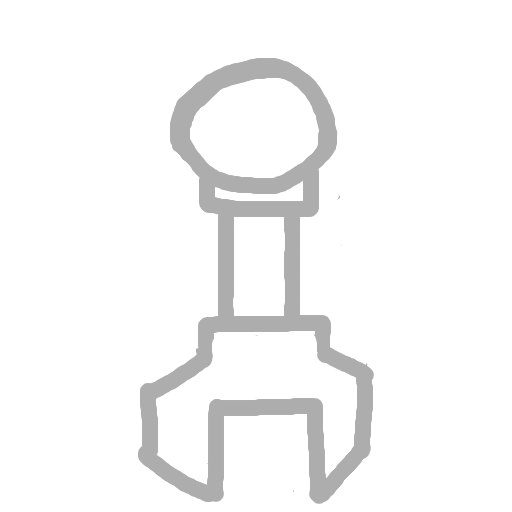
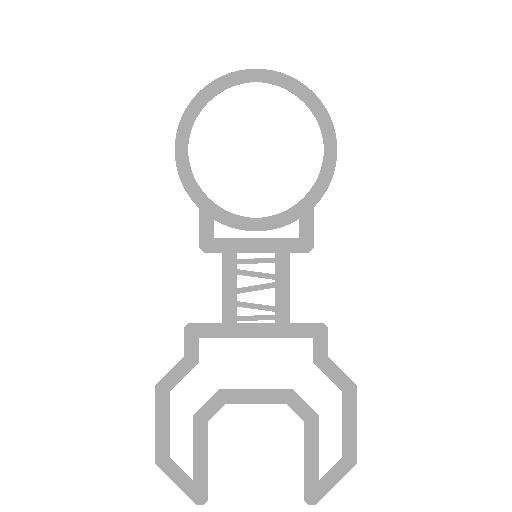
Two versions of the same layered image (512x512). Layer-by-layer changes:
added layer "Layer #2" above "Layer" over <box>155,69,357,505</box>
hid "Layer" over <box>138,58,374,504</box>
hid "Layer #1" over <box>150,73,371,496</box>
